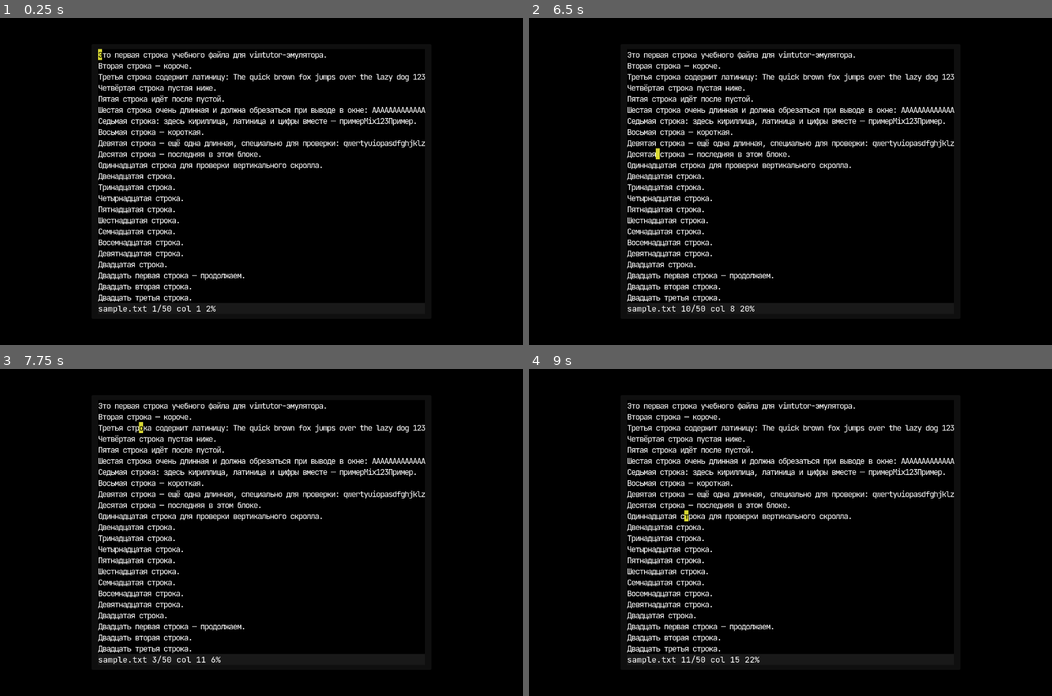
Above: before the commit, frames 1-4 (two rows, left to right).
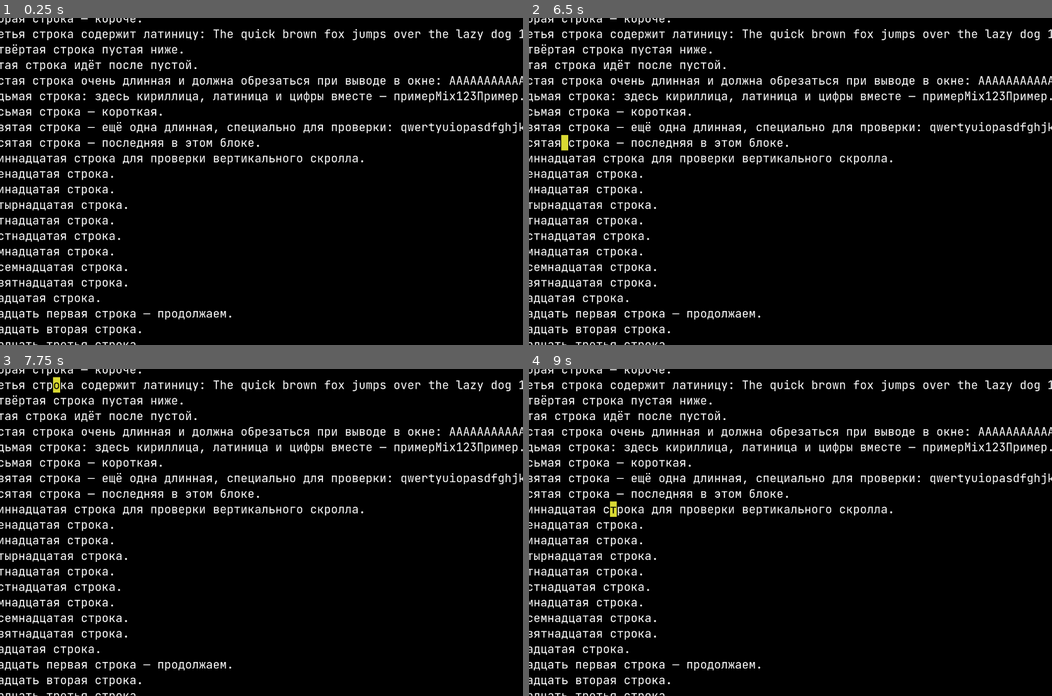
Above: after the commit, the same moments.

Repository: maeshchenko/godot-vimtutor
Game: Godot game, scene res://vim_tutor_root.tscn
Two runs of this game, one before a commit and one after it. Both use one fixed random seed, a clock stepped at 60 frames per second and the inputs below.
Inputs:
- Up to frame 1 (0.25 s): no input
- Up to frame 2 (6.5 s): tap Enter at 0.5, 2, 3.5 s; hold Right (ui_right) 0.53-1.28 s; hold K 0.53-1.28 s; tap Space at 1.25, 2.75, 4.25 s; hold Down (ui_down) 1.28-2.03 s; tap J at 1.35, 4.35 s; hold Right (ui_right) 2.03-2.78 s; hold H 2.03-2.78 s; hold Up (ui_up) 2.78-3.53 s; tap L at 2.85, 5.85 s; hold K 3.53-4.28 s; hold Left (ui_left) 3.53-5.03 s; hold Down (ui_down) 5.03-5.78 s; hold H 5.03-5.78 s; hold Right (ui_right) from 5.78 s (still down)
- Up to frame 3 (7.75 s): release Right (ui_right) at 6.53 s; hold Up (ui_up) 6.53-7.28 s; hold K 6.53-7.28 s; hold Right (ui_right) from 7.28 s (still down); tap J at 7.35 s
- Up to frame 4 (9 s): release Right (ui_right) at 8.03 s; hold Down (ui_down) 8.03-8.78 s; hold H 8.03-8.78 s; hold Left (ui_left) from 8.78 s (still down); tap L at 8.85 s

The runs differ from the first frame. In frame 1, 16% of the frame differs, in the area x 0-100%, y 0-100%; in frame 2, 16%; in frame 3, 16%; in frame 4, 16%.

Commit message:
fix big font problem

Diff:
--- a/text_grid.gd
+++ b/text_grid.gd
@@ -36,12 +36,17 @@
 # нужно чтобы точно знать размеры символов, чтобы дальше расчитать сетку
 func resolve_font_metrics() -> void:
 	font = load("res://assets/fonts/JetBrainsMono-Regular.ttf")
-	font_size = 20
-
-	char_w = font.get_string_size("M", font_size).x
-	char_h = font.get_height(font_size)
+	font_size = 28
+
+	var size = font.get_char_size("W".unicode_at(0), font_size) # unicode_at переводит букву в unicode-число
+	char_w = size.x
+	char_h = size.y
 	ascent = font.get_ascent(font_size)
 	print("font_size: ", font_size)
+	print("char_h: ", char_h)
+	print("char_w: ", char_w)
+	print("ascent: ", ascent)
+	print("size: ", size)
 
 # нужно чтобы окно терминала меняло размер ровно под символьную сетку
 func recalc_frame_size() -> void:
@@ -83,23 +88,24 @@
 	var visible_rows := ROWS - 1 # последняя строка - будет статус
 
 	# рисуем видимые текстовые строки
-	for r in visible_rows:
-		var file_row := top_line + r
+	for i in visible_rows:
+		var file_row := top_line + i
 		var line_text := ""
 		if file_row < lines.size():
 			line_text = String(lines[file_row]) # если файл не кончился - встравляем строку из файла
 			if line_text.length() > COLS:
 				line_text = line_text.substr(0, COLS) # обрезка текста без переноса
 
-		var y_base := r * char_h + ascent # текущая высота сверху. Строка * высоту буквы + поправка на хвосты-шапки
+		var row_y := i * char_h
+		var y_base := row_y + ascent # текущая высота сверху. Строка * высоту буквы + поправка на хвосты-шапки
 
 		# Посимвольный вывод + инверсия под курсором
-		for c in line_text.length():
-			var x := c * char_w
-			var ch := line_text.substr(c, 1)
-
-			if file_row == cursor_row and c == cursor_col:
-				draw_rect(Rect2(x, r * char_h, char_w, char_h), cursor_bg, true)
+		for j in line_text.length():
+			var x := j * char_w
+			var ch := line_text.substr(j, 1)
+
+			if file_row == cursor_row and j == cursor_col:
+				draw_rect(Rect2(x, i * char_h, char_w, char_h), cursor_bg, true)
 				draw_string(font, Vector2(x, y_base), ch, HORIZONTAL_ALIGNMENT_LEFT, -1.0, font_size, cursor_fg)
 			else:
 				draw_string(font, Vector2(x, y_base), ch, HORIZONTAL_ALIGNMENT_LEFT, -1.0, font_size, fg_color)
@@ -107,7 +113,7 @@
 		# Если идем курсором вверх-вниз и новая позиция дальше чем конец строки - ставим его после последнего символа
 		if file_row == cursor_row and cursor_col >= line_text.length() and cursor_col < COLS:
 			var x := cursor_col * char_w
-			draw_rect(Rect2(x,r * char_h, char_w, char_h), cursor_bg, true)
+			draw_rect(Rect2(x, row_y, char_w, char_h), cursor_bg, true)
 
 	# Статус-строка, последняя снизу
 	var status_y := (ROWS - 1) * char_h
